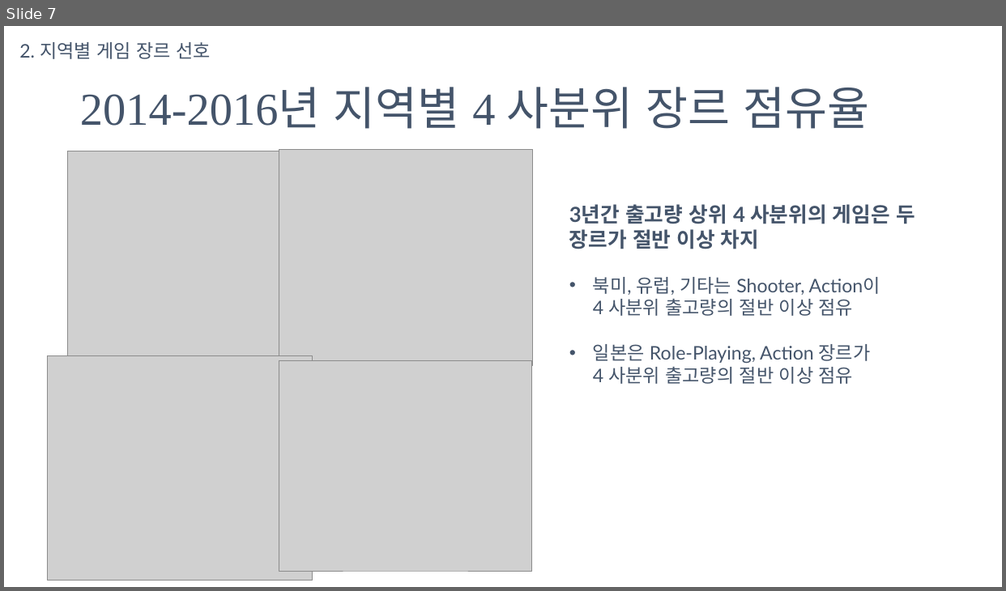
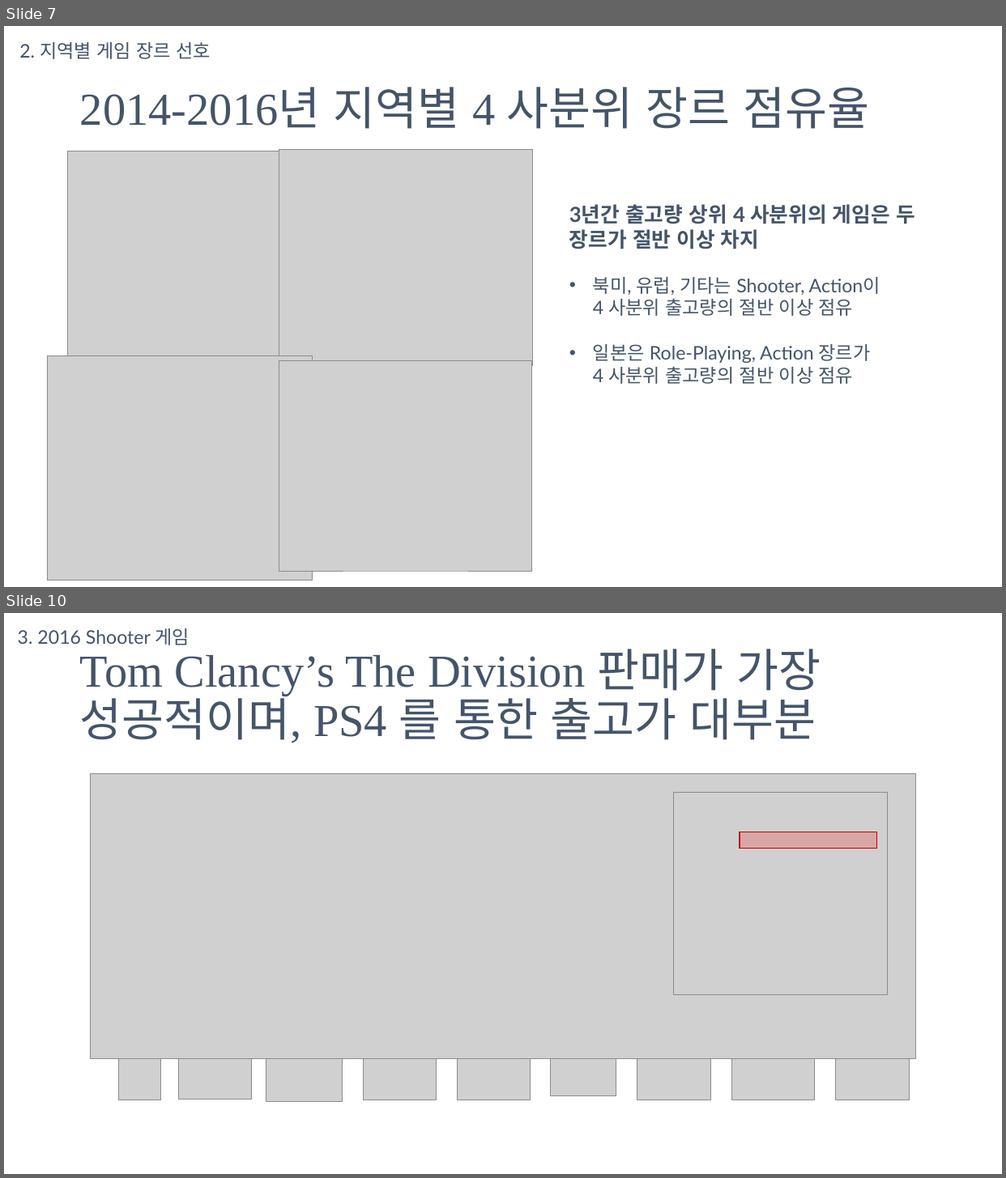
Before and after one commit to Jihyesh/codestates_projects_section1, a slide deck: Game Genres.pptx. Shown one above the other, each under a label of ours: slide 7 before the commit, slides 7 and 10 after it; the slides between them are not shown. The pictures are 1006x591 and 1006x1178 pixels, drawn with LibreOffice and Linux fonts; fonts in the diff are those of the drawing; grey boxes stand for pictures. Boxes give left, top, right and bottom in pixels: in the first picture for what was removed or moved away, otherwise in the second. Text is boxed around its words. In the diff, an @@ line names an element or a change of style, - is before the commit and + after.

```diff
--- a/Game Genres.pptx
+++ b/Game Genres.pptx
@@ slide 10 added at bbox=[4, 613, 1002, 1174], background #FFFFFF @@
@@ text added at bbox=[18, 628, 189, 645], 18 pt, text #44546A @@
+3. 2016 Shooter 게임
@@ title added at bbox=[80, 649, 820, 743], 44 pt, text #44546A @@
+Tom Clancy’s The Division 판매가 가장 성공적이며, PS4 를 통한 출고가 대부분
@@ picture added at bbox=[91, 774, 916, 1059] @@
@@ picture added at bbox=[673, 792, 887, 995] @@
@@ rectangle added at bbox=[740, 833, 877, 849], fill #FF0000 at 20% opacity, outline #C00000 1 pt @@
@@ picture added at bbox=[118, 1059, 160, 1101] @@
@@ picture added at bbox=[178, 1059, 251, 1099] @@
@@ picture added at bbox=[266, 1059, 343, 1101] @@
@@ picture added at bbox=[364, 1059, 437, 1101] @@
@@ picture added at bbox=[458, 1059, 530, 1100] @@
@@ picture added at bbox=[551, 1059, 616, 1096] @@
@@ picture added at bbox=[637, 1059, 711, 1100] @@
@@ picture added at bbox=[731, 1059, 815, 1100] @@
@@ picture added at bbox=[836, 1059, 909, 1101] @@
```
Also in this commit, not shown: 3 slides changed, 1 other slide added.
